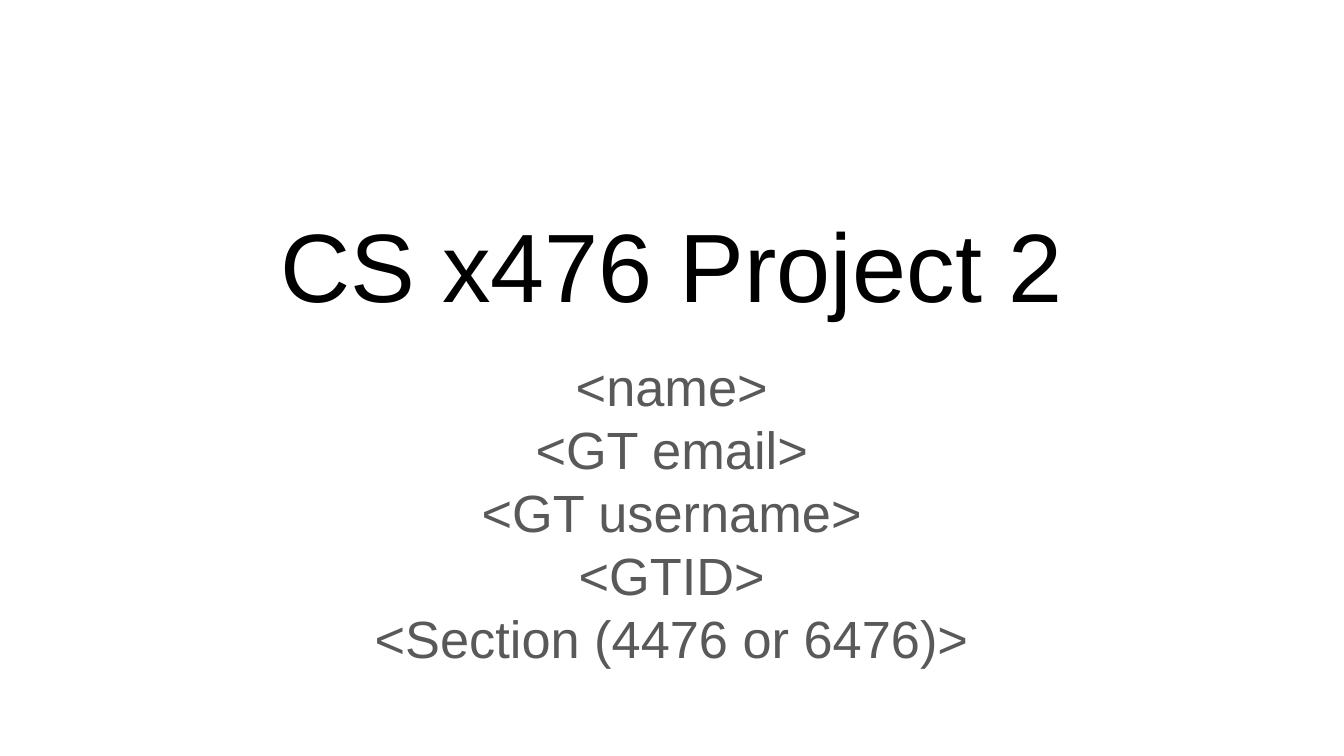
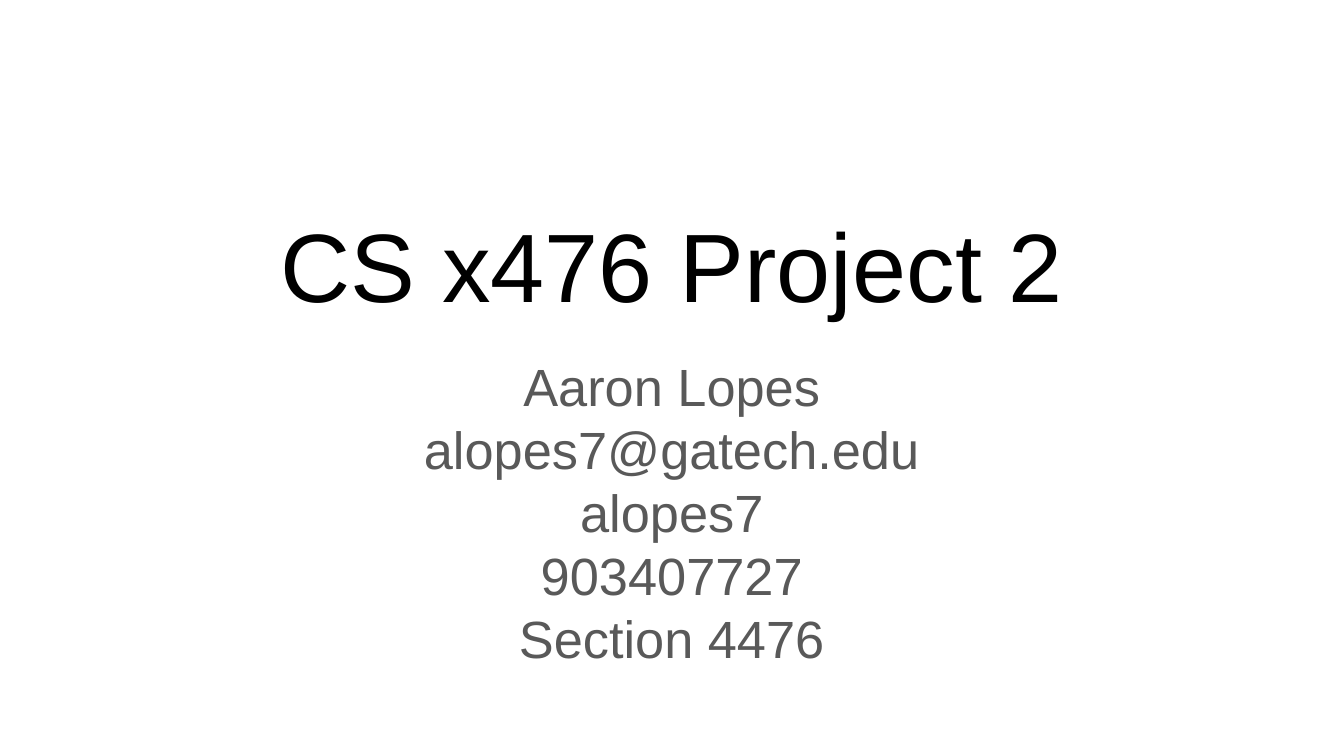
Before and after one commit to AaronLopes/vision-projs, a slide deck: slide 1 of proj2_release/proj2_template.pptx. Drawn at 1344x756 pixels with LibreOffice and Linux fonts; fonts in the diff are those of the drawing. Boxes give left, top, right and bottom in pixels: in the first picture for what was removed or moved away, otherwise in the second. Text is boxed around its words. In the diff, an @@ line names an element or a change of style, - is before the commit and + after.

```diff
--- a/proj2_release/proj2_template.pptx
+++ b/proj2_release/proj2_template.pptx
@@ text at (x1=424, y1=370, x2=919, y2=659): text changed @@
-<name>
-<GT email>
-<GT username>
-<GTID>
-<Section (4476 or 6476)>
+Aaron Lopes
+alopes7@gatech.edu
+alopes7
+903407727
+Section 4476
```
Also in this commit, not shown: 8 other slides changed, 46 other files.
